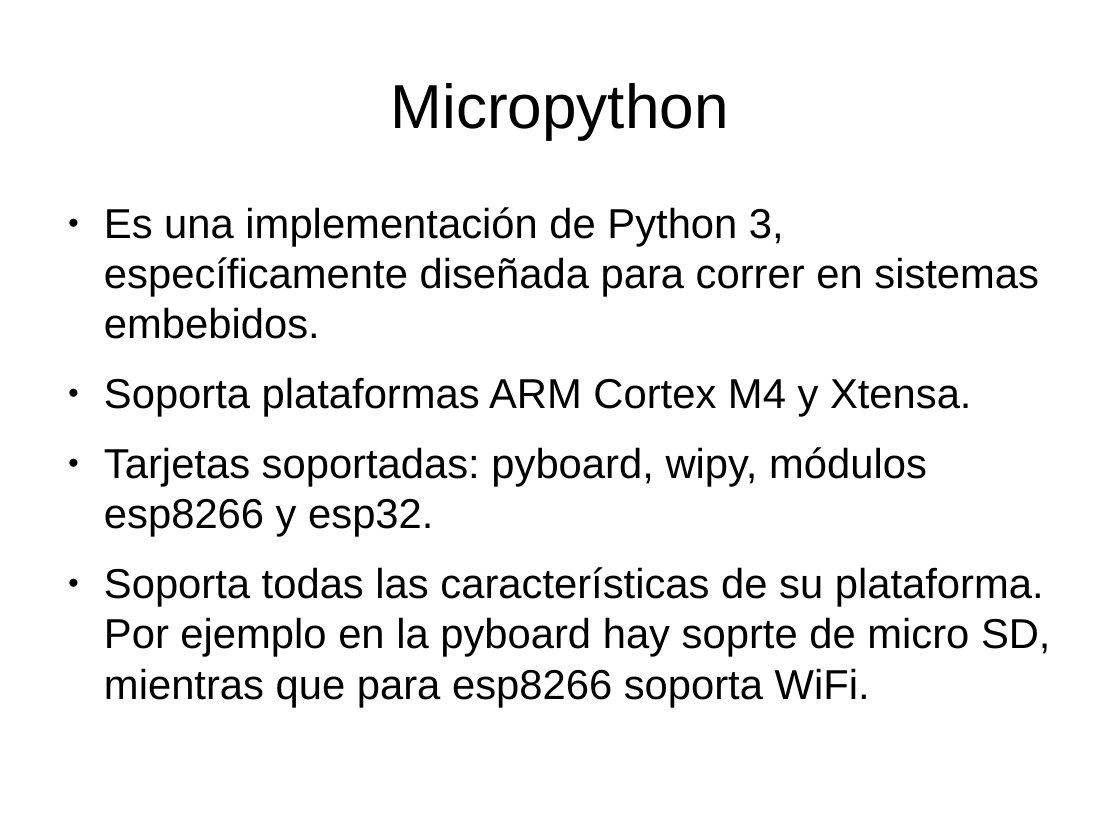
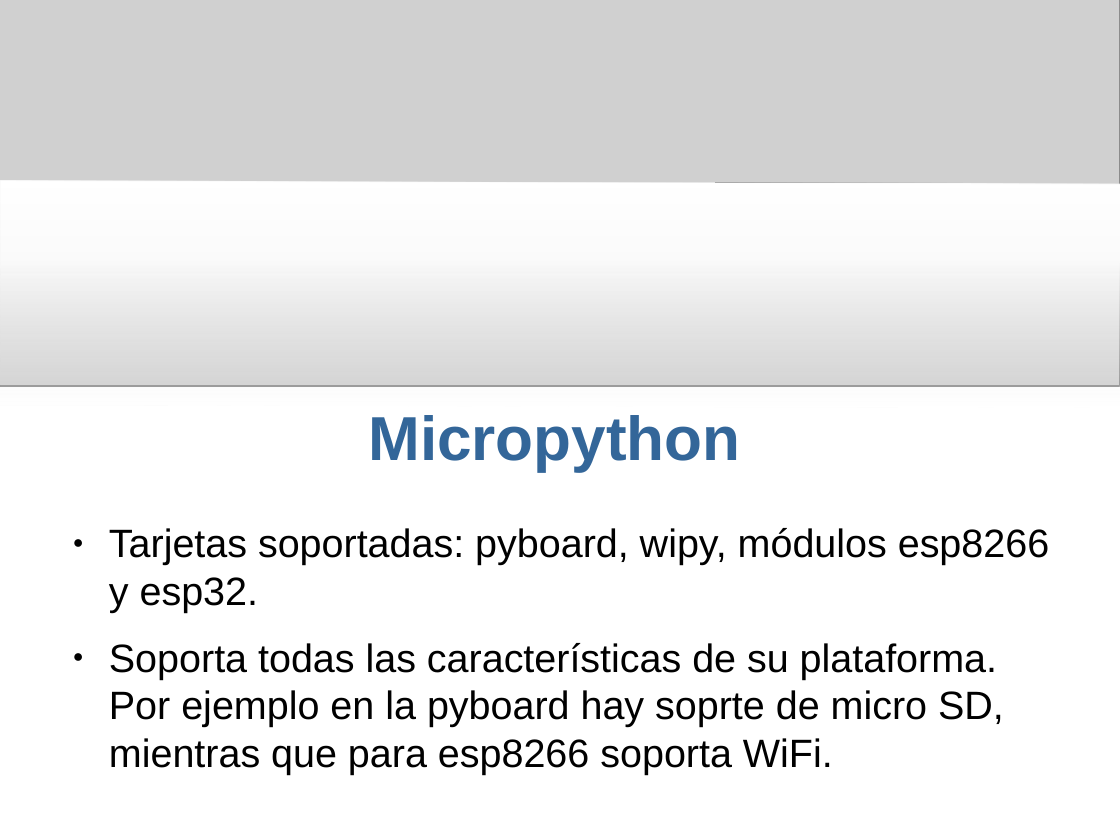
Before and after one commit to joksan/Presentaciones, a slide deck: slide 22 of Breve introduccion a Python/Breve introduccion a Python.odp (slide 17 before the commit). Drawn at 1120x840 pixels with LibreOffice and Linux fonts; fonts in the diff are those of the drawing; grey boxes stand for pictures. Boxes give left, top, right and bottom in pixels: in the first picture for what was removed or moved away, otherwise in the second. Text is boxed around its words. In the diff, an @@ line names an element or a change of style, - is before the commit and + after.

Commit message:
cambios de detalles a presentacion de python.

```diff
--- a/Breve introduccion a Python/Breve introduccion a Python.odp
+++ b/Breve introduccion a Python/Breve introduccion a Python.odp
@@ picture added at [0, 0, 1120, 386] @@
@@ rectangle added at [0, 181, 1120, 408], fill gradient #FFFFFF to #FAFAFA to #EEEEEE @@
@@ text at [104, 207, 1039, 417]: paragraphs removed @@
-● Es una implementación de Python 3, específicamente diseñada para correr en sistemas embebidos.
-● Soporta plataformas ARM Cortex M4 y Xtensa.
@@ title "Micropython": place and size @@
-title "Micropython" at [391, 83, 729, 139]
+title "Micropython" at [368, 415, 740, 472]
@@ title "Micropython" at [368, 415, 740, 472]: text colour #000000 to #336699, bold on @@
@@ text "Tarjetas soportadas: pyboard, wipy, módulos ...": place and size @@
-text "Tarjetas soportadas: pyboard, wipy, módulos ..." at [104, 207, 1051, 707]
+text "Tarjetas soportadas: pyboard, wipy, módulos ..." at [109, 528, 1049, 775]
@@ text "Tarjetas soportadas: pyboard, wipy, módulos ..." at [109, 528, 1049, 775]: size 29.6 to 28 pt @@
```
Also in this commit, not shown: 16 other slides changed, 6 slides added, 1 slide removed.
